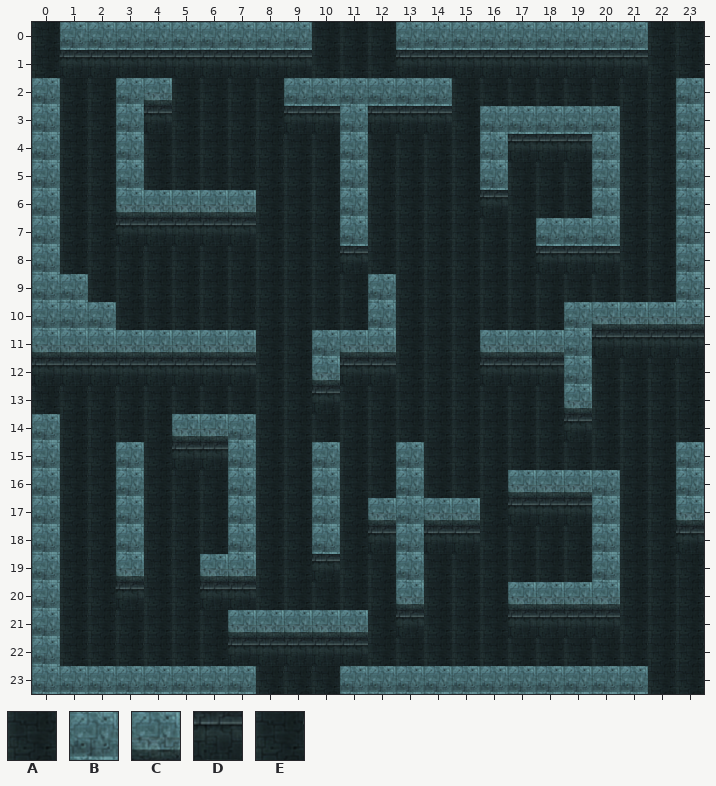
Two versions of a level (Tiled map, assets/maps/map_V5.tmx). The picture above is the old version.
Cells are 64x64 px. Shown: x 0..23, y 0..23.
Key: from "couloirs 64px": A 0, B 84, C 97, D 110, E 112.
_ is an empty cell.
Layer "Calque de Tile 1" before, first column x 0:
 0 EBBBBBBBBBAAABBBBBBBBBEE
 1 EDDDDDDDDDAAADDDDDDDDDEE
 2 BEABCAAAABBBBBBAAAAAEEEB
 3 BEABDAAAADDBDDDABBBBBEEB
 4 BEABAAAEEAABAAAABDDDBAEB
 5 BEABAAAEEAABEAAABAAABAEB
 6 BEACCCCCAAABEAAADAAABAEB
 7 BEADDDDDAAEBAAAAAABBBAEB
 8 BEAEAAAAAAADAAAAAADDDEEB
 9 BBAEAEAAAAAABAAAAAAAAAEB
10 BBBAAEAEAAAABAAAAAABCCCC
11 CCCCCCCCAABCCAAACCCBDDDD
12 DDDDDDDDAACDDAAADDDBAAEE
13 EEEAAAAAAADAAAAAAAACAAAE
14 BEEAACCBAAAAAAAAAAADAAAE
15 BEEBADDBAABAABAEAAAAAAAB
16 BEEBAEABAABAABAAACCCBAAB
17 BEEBAAABAABACBCCADDDBAAC
18 BEEBEEABAABADBDDAAAABEAD
19 BEECEACCAADAABAAAAAABAAE
20 BEEDAADDAAAAACAAACCCCAAE
21 BEEAAAACCCCCADAAADDDDAAE
22 BEEEAAADDDDDAAAAAAAAAEEE
23 BBBBBBBBEEEBBBBBBBBBBBEE
After:
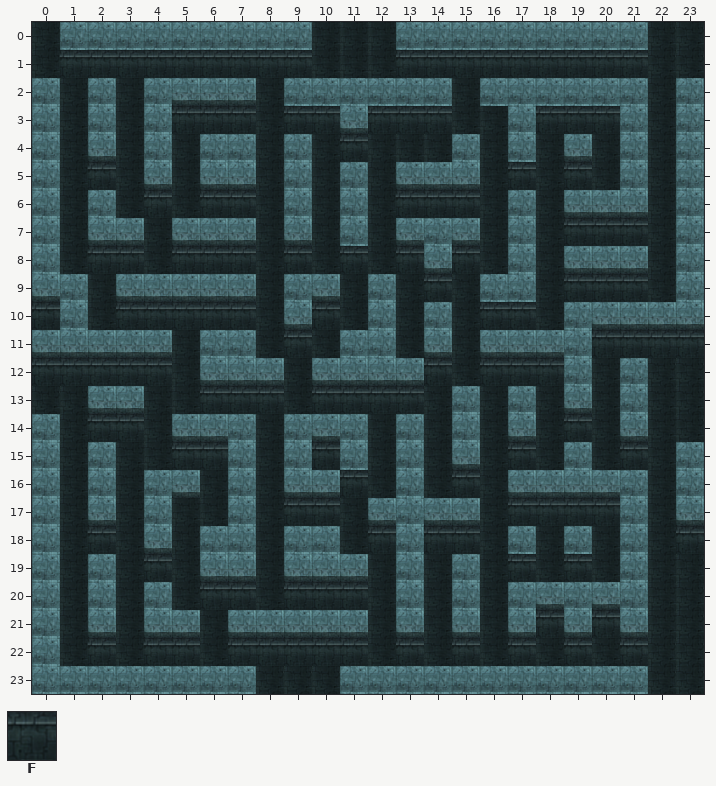
Further tiles: from "couloirs 64px": F 54.
Edits made:
Changed rows in their new state; . is an unchanged cell.
Layer "Calque de Tile 1":
first column x 0:
 2 ..BABCCC........BBBBBB
 3 ..BABFFF...C....A.DDDB
 4 ..CAB.BB.B.D...BABACAB
 5 ..DAC.CC.B...CCCAD.DAB
 6 ..BAFADD.B...DDDAB.CCC
 7 ..CCACCC.C...CBC.BADDD
 8 ..FF.FFF.D...DCD.BACCC
 9 C..CCCCC.BC...D.BB.DDD
10 D.ADDDDD.CD...B.DD....
11 .....ABB.DABB.C.......
12 .....ACCC..CCCD......B
13 ..CC..DDD..DDD.B.B...B
14 ..DD.....BCB.B.B.C...C
15 ..BA.....BDB...C.D.B.D
16 ..BABC...CCD...D....CB
17 ..CAB....DD.........DB
18 ..DAC.B..B.......B.BAB
19 ..BAD....CCC...B.D.DAB
20 ..BAB....DDD.B.B.B.B.B
21 ..C.CC.......C.C.C.C.C
22 ..D.DD.......D.D.D.D.D
Boxes around the changes in both pictures, in picture pixels (x1, y1, x2, y2):
changed: (88, 78, 648, 666)
changed: (32, 274, 60, 330)
